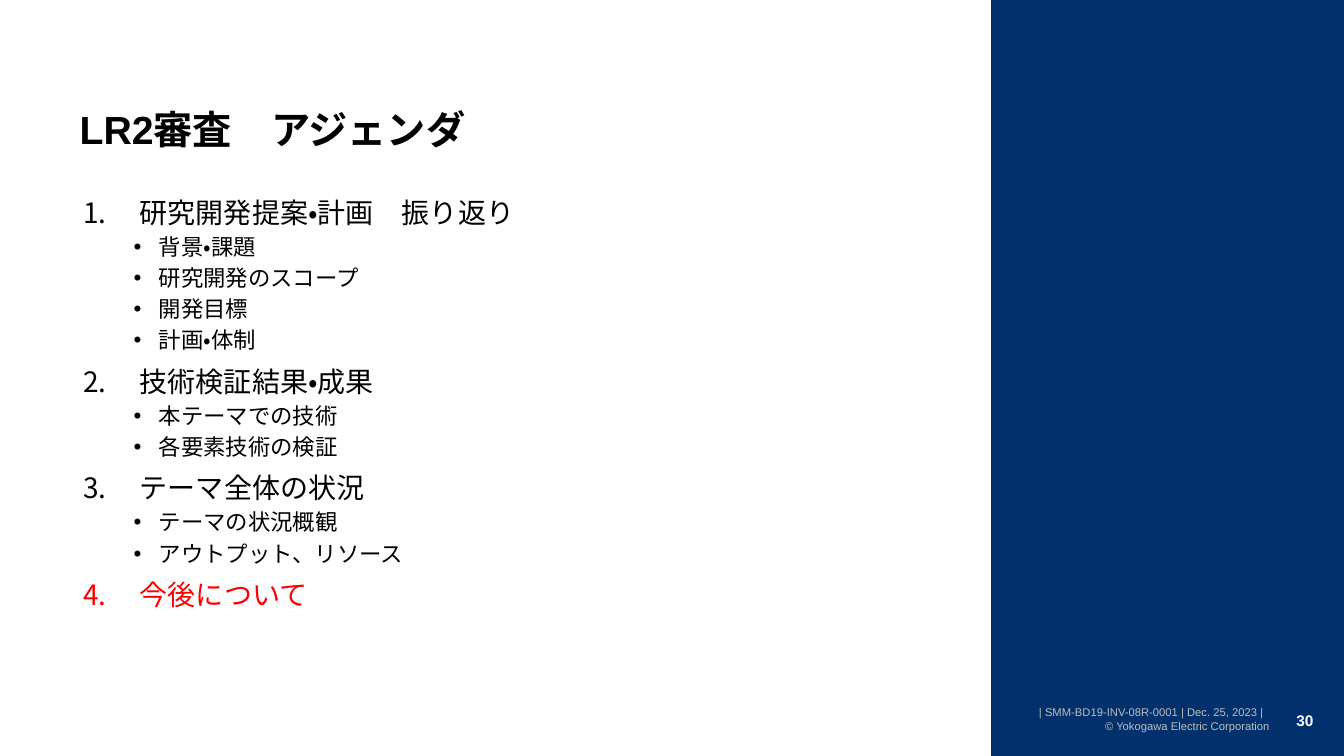
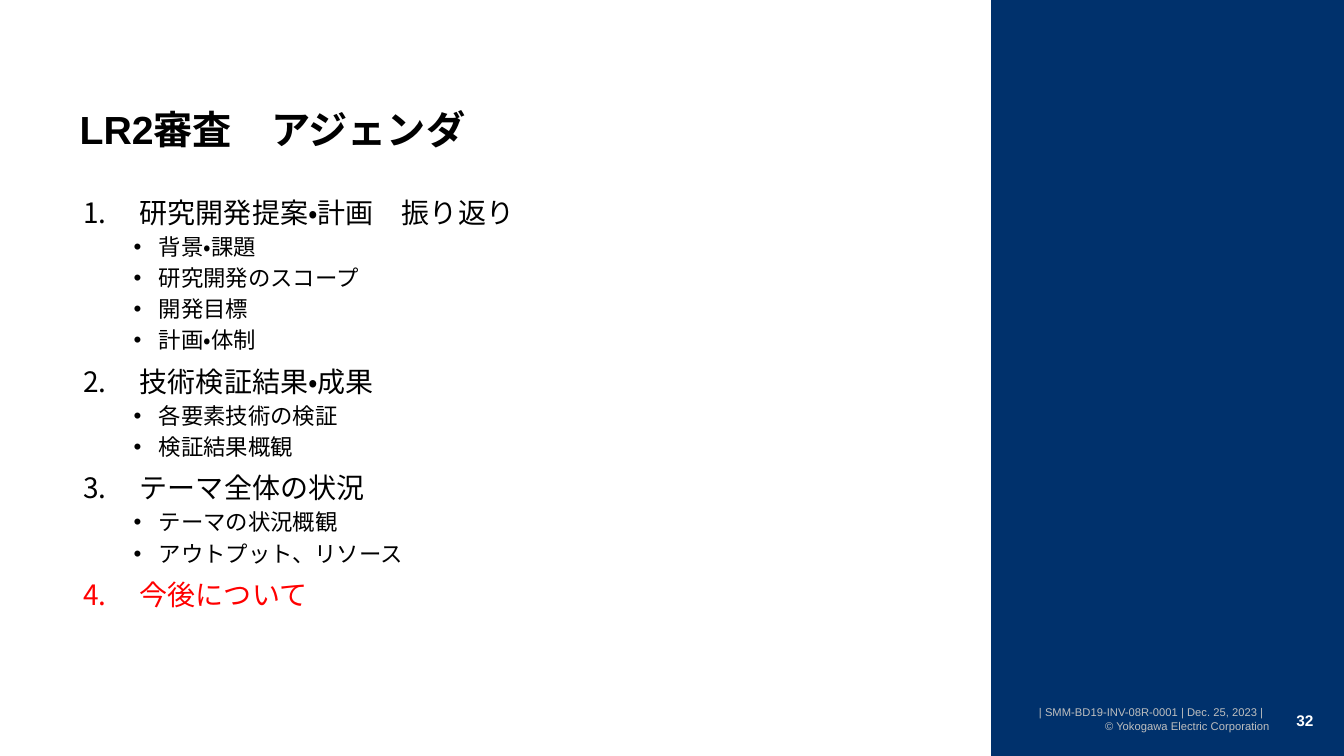
Before and after one commit to watarukumagai-git/opt, a slide deck: slide 32 of SoS/20231211_連携最適_LR2資料_kuma.pptx (slide 30 before the commit). Drawn at 1344x756 pixels with LibreOffice and Linux fonts; fonts in the diff are those of the drawing; background and template pictures are left out. Boxes give left, top, right and bottom in pixels: in the first picture for what was removed or moved away, otherwise in the second. Text is boxed around its words. In the diff, an @@ line names an element or a change of style, - is before the commit and + after.

```diff
--- a/SoS/20231211_連携最適_LR2資料_kuma.pptx
+++ b/SoS/20231211_連携最適_LR2資料_kuma.pptx
@@ text at box(159, 405, 338, 426): paragraph removed @@
-  • 本テーマでの技術
@@ text at box(159, 436, 293, 457): paragraph added @@
+  • 検証結果概観
@@ page number at box(1296, 715, 1313, 726): text changed @@
-30
+32
```
Also in this commit, not shown: 15 other slides changed, 2 slides added.
